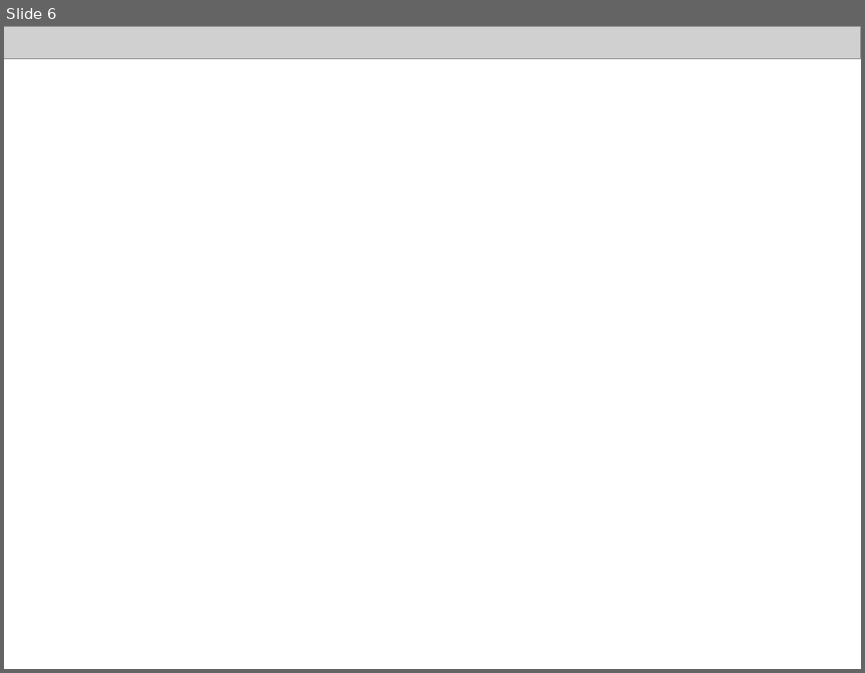
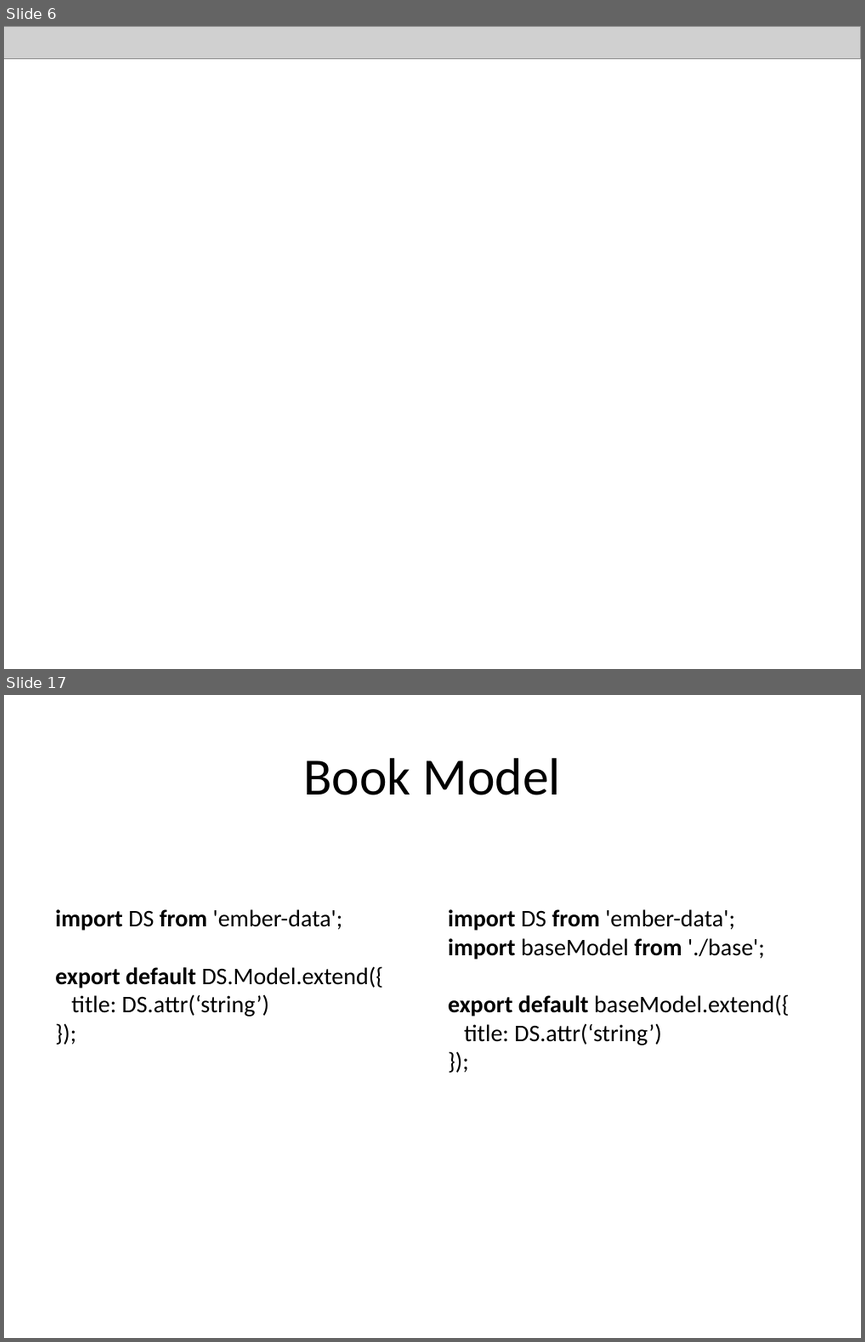
Before and after one commit to cah-brian-gantzler/ember-data-demo1, a slide deck: ember-data-demo1.pptx. Shown one above the other, each under a label of ours: slide 6 before the commit, slides 6 and 17 after it; the slides between them are not shown. The pictures are 865x673 and 865x1342 pixels, drawn with LibreOffice and Linux fonts; fonts in the diff are those of the drawing; grey boxes stand for pictures; background and template pictures are left out. Boxes give left, top, right and bottom in pixels: in the first picture for what was removed or moved away, otherwise in the second. Text is boxed around its words. In the diff, an @@ line names an element or a change of style, - is before the commit and + after.

```diff
--- a/ember-data-demo1.pptx
+++ b/ember-data-demo1.pptx
@@ slide 17 added at (x1=4, y1=695, x2=861, y2=1338), background #FFFFFF @@
@@ title added at (x1=303, y1=758, x2=561, y2=795), 44 pt, text #000000 @@
+Book Model
@@ text added at (x1=55, y1=909, x2=384, y2=1016), 20 pt, text #000000 @@
+import DS from 'ember-data';
+export default DS.Model.extend({
+title: DS.attr(‘string’)
+});
@@ text added at (x1=448, y1=909, x2=789, y2=1045), 20 pt, text #000000 @@
+import DS from 'ember-data';
+import baseModel from './base';
+export default baseModel.extend({
+title: DS.attr(‘string’)
+});
```
Also in this commit, not shown: 4 slides changed, 26 other slides added, 1 slide removed.
